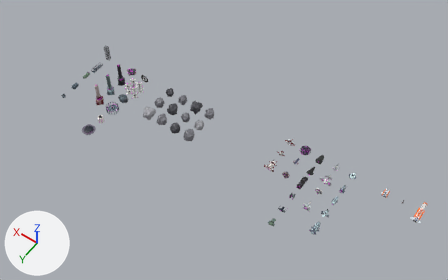
Two versions of the FBX model Assets/04.Models/LastmomentUnits.fbx, one commit apart.
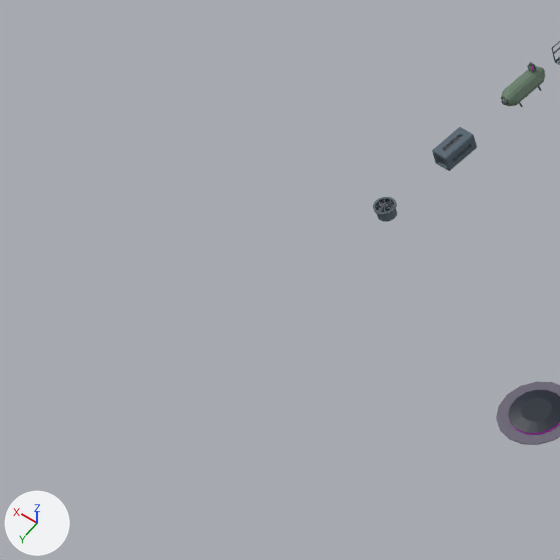
Each version appears first whole from a 50 mm camera at (-100.8, 184.4, 280.9) aimed at (22.1, 12.3, 10.5), and next in a close-up on the part from 0% to 21% of the width and 22% to 55% of the height. The lights are fixed; the arrows at lower left show +X, +Y and +Z. Where no turn or scale is listed for an object, it has been applied to the vertices.

Objects in the first close-up: 'StruckF', 'StruckI', 'StruckJ'.
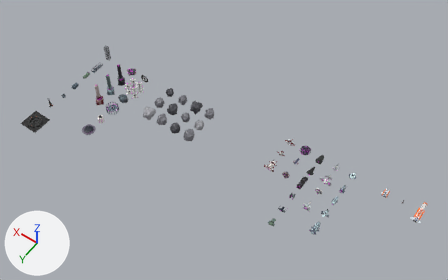
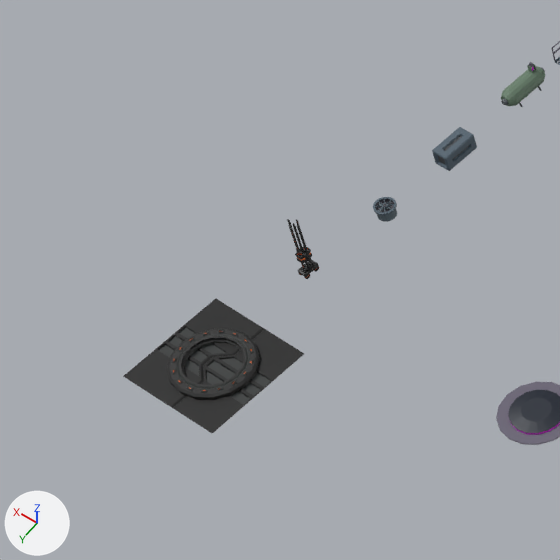
Changed parts and their boxes [x1, y1, x2, y2] in the close-ups (560 x 560 px):
'Hatch_DoorR', added (black)
    after: [123, 298, 264, 408]
'Hatch_DoorL', added (black)
    after: [173, 329, 304, 433]
'Hatch_Base', added (black)
    after: [167, 328, 260, 400]
    faces in mat_material (picture img_lastdecaffeinepalette_png): [167, 328, 260, 400]
'Tong_Base', added (black)
    after: [289, 220, 319, 279]
    faces in mat_material (picture img_lastdecaffeinepalette_png): [289, 220, 319, 279]
'Tong_Support', added
    after: [287, 219, 312, 264]
    faces in mat_material (picture img_lastdecaffeinepalette_png): [287, 219, 312, 264]

The change, as a list of edits to the scene's bpy script:
```text
Add me_hatch_doorl:
    me_hatch_doorl.from_pydata(...)  # 42 vertices, 34 faces; spans x -6.12..0.92, y -6.17..6.12, z -0.37..-0.22
    me_hatch_doorl.materials.append(mat_material)  # picture img_lastdecaffeinepalette_png
Add me_hatch_doorr:
    me_hatch_doorr.from_pydata(...)  # 42 vertices, 34 faces; spans x -0.6..6.12, y -6.17..6.12, z -0.37..-0.22
    me_hatch_doorr.materials.append(mat_material)  # picture img_lastdecaffeinepalette_png
Add me_hatch_base:
    me_hatch_base.from_pydata(...)  # 416 vertices, 400 faces; spans x -4.4..4.4, y -4.4..4.4, z -0.53..0.47
    # faces by material slot: [384, 16]
    me_hatch_base.materials.append(mat_material)  # picture img_lastdecaffeinepalette_png
    me_hatch_base.materials.append(mat_material_001)  # picture img_lastdecaffeinepalette_png
Add me_tong_support:
    me_tong_support.from_pydata(...)  # 160 vertices, 164 faces; spans x -0.84..0.84, y -0.67..0.67, z -0.46..4.67
    # faces by material slot: [150, 14]
    me_tong_support.materials.append(mat_material)  # picture img_lastdecaffeinepalette_png
    me_tong_support.materials.append(mat_material_001)  # picture img_lastdecaffeinepalette_png
Add me_tong_base:
    me_tong_base.from_pydata(...)  # 1506 vertices, 1502 faces; spans x -0.55..0.55, y -0.97..0.97, z -1.15..6.15
    # faces by material slot: [1178, 324]
    me_tong_base.materials.append(mat_material)  # picture img_lastdecaffeinepalette_png
    me_tong_base.materials.append(mat_material_001)  # picture img_lastdecaffeinepalette_png
Add ob_hatch_doorl:
    ob_hatch_doorl = bpy.data.objects.new('Hatch_DoorL', me_hatch_doorl)
    ob_hatch_doorl.location = (124.97, 58.76, 0.0)
Add ob_hatch_doorr:
    ob_hatch_doorr = bpy.data.objects.new('Hatch_DoorR', me_hatch_doorr)
    ob_hatch_doorr.location = (124.97, 58.76, 0.0)
Add ob_hatch_base:
    ob_hatch_base = bpy.data.objects.new('Hatch_Base', me_hatch_base)
    ob_hatch_base.location = (124.97, 58.76, 0.0)
Add ob_tong_support:
    ob_tong_support = bpy.data.objects.new('Tong_Support', me_tong_support)
    ob_tong_support.location = (125.06, 45.44, 3.6)
Add ob_tong_base:
    ob_tong_base = bpy.data.objects.new('Tong_Base', me_tong_base)
    ob_tong_base.location = (125.06, 45.44, 2.07)
```
